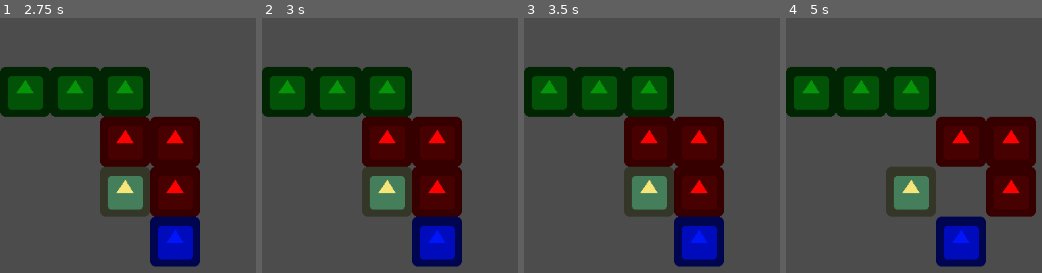
Above: before the commit, frames 1-4 (left to right).
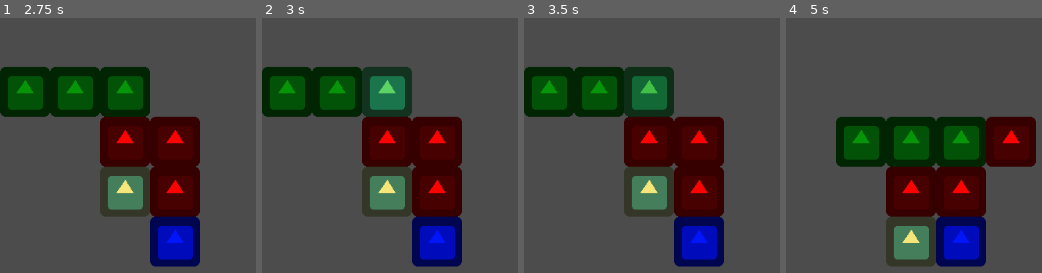
Above: after the commit, the same moments.

Repository: amckendry2/sokoban-cargo
Game: Godot game, scene res://Scenes/Docks.tscn
Same seed, same stepped clock (60 frames per second), same inputs: the game is played once before the commit and once after it. The engine's default icon, where the game draws it, is replaced by a stand-in: a white triangle on a blue panel in a dark square.
Inputs:
- Up to frame 1 (2.75 s): tap Enter at 0.5, 2 s; hold W (move_up) 0.53-2.03 s; tap Space (select_block) at 0.6, 1.25, 1.35, 2.1 s; hold A (move_left) from 2.03 s (still down)
- Up to frame 2 (3 s): keep holding A (move_left); tap Space (select_block) at 2.85 s
- Up to frame 3 (3.5 s): keep holding A (move_left)
- Up to frame 4 (5 s): tap Space (select_block) at 3.5, 3.6, 4.35 s; release A (move_left) at 3.53 s; hold S (move_down) 3.53-4.28 s; hold D (move_right) from 4.28 s (still down)

Frame 1 is identical in both runs. In frame 2, 3.7% of the frame differs, in the area x 39-59%, y 19-39%; in frame 3, 1.8%; in frame 4, 38%, in the area x 0-98%, y 19-98%.

Commit message:
fixed cursor controls

Diff:
--- a/Scenes/Docks.tscn
+++ b/Scenes/Docks.tscn
@@ -168,4 +168,5 @@
 format = 1
 script = ExtResource( 2 )
 
+[connection signal="push_ended" from="BlockGrid" to="." method="_on_BlockGrid_push_ended"]
 [connection signal="timeout" from="BlockGrid/UpdateTimer" to="BlockGrid" method="animation_ended"]
--- a/Scripts/BlockGrid.gd
+++ b/Scripts/BlockGrid.gd
@@ -76,6 +76,8 @@
 
 func push_block(block_pos: Vector2, direction):
 	var block_data = BlockLogic.findBlockAtPosition(block_pos, block_state)
+	if block_data["foundBlock"] == null: return
+
 	var pushed_data = BlockLogic.pushBlock(direction, block_data["foundBlock"], block_data["otherBlocks"])
 	move_blocks(pushed_data["movedBlocks"], pushed_data["finalBlocks"], direction)
 
--- a/Scripts/Docks.gd
+++ b/Scripts/Docks.gd
@@ -4,6 +4,7 @@
 const BlockLogic = preload("res://Scripts/BlockLogic.gd")
 
 var selected: bool = false
+var ignore_input: bool = false
 
 var cursor_pos: Vector2 = Vector2(3, 3)
 
@@ -11,53 +12,31 @@
 	$SelectionGrid.update_tile(cursor_pos)
 	$BlockGrid.initialize_state()
 
-func move_up():
-	cursor_pos += Vector2.UP
+# move_dir: BlockLogic.MoveDirection
+func _move(move_dir):
+	if selected:
+		$BlockGrid.push_block(cursor_pos, move_dir)
+		ignore_input = true
+	cursor_pos += BlockLogic.directionToVec(move_dir)
 	$SelectionGrid.update_tile(cursor_pos)
-
-func move_down():
-	cursor_pos += Vector2.DOWN
-	$SelectionGrid.update_tile(cursor_pos)
-
-func move_left():
-	cursor_pos += Vector2.LEFT
-	$SelectionGrid.update_tile(cursor_pos)
-
-func move_right():
-	cursor_pos += Vector2.RIGHT
-	$SelectionGrid.update_tile(cursor_pos)
-
-func block_is_selected(block):
-	return block.pos == cursor_pos
 
 # Called every frame. 'delta' is the elapsed time since the previous frame.
 func _process(delta):
-	if(Input.is_action_just_pressed("move_up")):
-		if selected:
-			$BlockGrid.push_block(cursor_pos, BlockLogic.MoveDirection.NORTH)
-		else:
-			move_up()
-	elif(Input.is_action_just_pressed("move_down")):
-		if selected:
-			$BlockGrid.push_block(cursor_pos, BlockLogic.MoveDirection.SOUTH)
-		else:
-			move_down()
-	elif(Input.is_action_just_pressed("move_left")):
-		if selected:
-			$BlockGrid.push_block(cursor_pos, BlockLogic.MoveDirection.WEST)
-		else:
-			move_left()
-	elif(Input.is_action_just_pressed("move_right")):
-		if selected:
-			$BlockGrid.push_block(cursor_pos, BlockLogic.MoveDirection.EAST)
-		else:
-			move_right()
-	elif(Input.is_action_just_pressed("select_block")):
-		if selected:
-			selected = false
-		else:
-			if ($BlockGrid.get_block_at_cursor(cursor_pos)):
-				start_selection()
+	if not ignore_input:
+		if(Input.is_action_just_pressed("move_up")):
+			_move(BlockLogic.MoveDirection.NORTH)
+		elif(Input.is_action_just_pressed("move_down")):
+			_move(BlockLogic.MoveDirection.SOUTH)
+		elif(Input.is_action_just_pressed("move_left")):
+			_move(BlockLogic.MoveDirection.WEST)
+		elif(Input.is_action_just_pressed("move_right")):
+			_move(BlockLogic.MoveDirection.EAST)
+		elif(Input.is_action_just_pressed("select_block")):
+			if selected:
+				end_selection()
+			else:
+				if ($BlockGrid.get_block_at_cursor(cursor_pos)):
+					start_selection()
 
 func start_selection():
 	selected = true
@@ -68,4 +47,5 @@
 	$SelectionGrid.show()
 
 func _on_BlockGrid_push_ended():
-	end_selection()
+	ignore_input = false
+	# end_selection()
